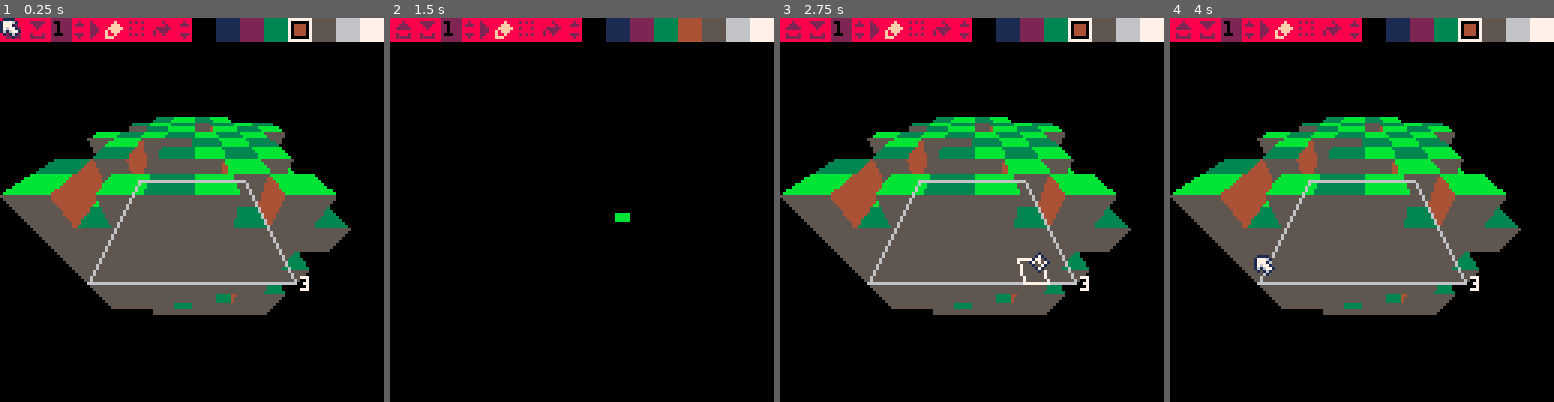
Above: before the commit, frames 1-4 (left to right).
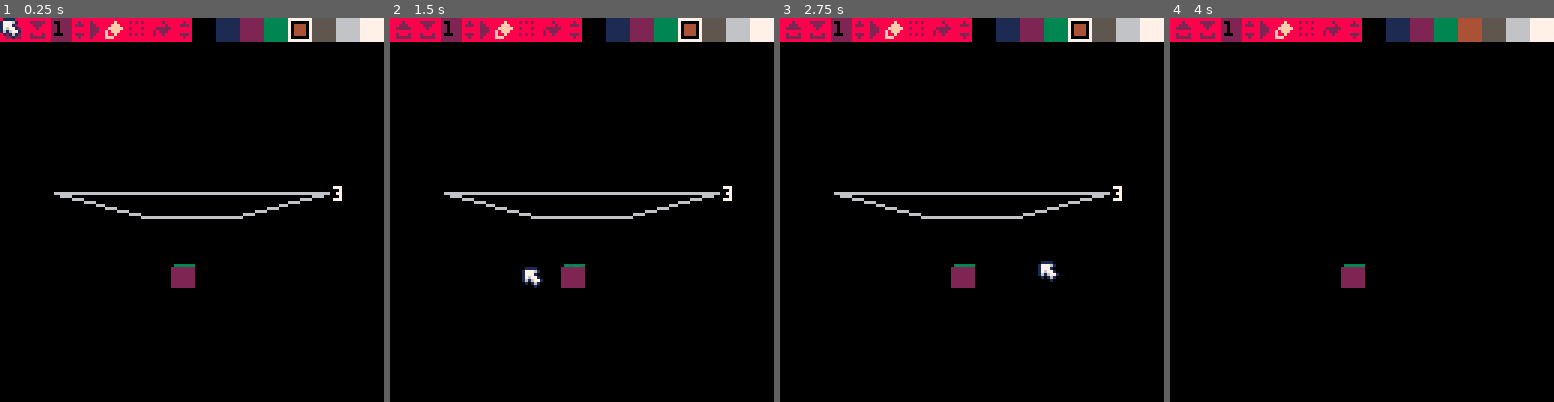
Above: after the commit, the same moments.

Repository: freds72/daggers
Game: PICO-8 cartridge carts/editor.p8
The game is run twice, just before and just after one commit, with the same random seed, the same clock (stepped at 60 frames per second) and the same inputs.
Inputs (mouse positions are in pixels of both pictures, inside the frame that each line leads up to):
- Up to frame 1 (0.25 s): no input
- Up to frame 2 (1.5 s): tap O (Z key) at 0.33, 0.7, 1.43 s; click (459, 121) at 0.67 s; click (520, 267) at 1.22 s
- Up to frame 3 (2.75 s): click (975, 114) at 1.77 s; hold Left 1.97-2.37 s; tap O (Z key) at 2.22 s; click (1037, 259) at 2.32 s; hold Down from 2.42 s (still down)
- Up to frame 4 (4 s): release Down at 2.82 s; click (1492, 106) at 2.87 s; hold Right 2.87-3.53 s; tap O (Z key) at 3.1, 3.98 s; click (1254, 256) at 3.42 s; hold Up from 3.58 s (still down); click (1315, 102) at 3.97 s

The runs differ from the first frame. In frame 1, 32% of the frame differs, in the area x 0-92%, y 25-78%; in frame 2, 2.1%; in frame 3, 32%; in frame 4, 33%, in the area x 0-92%, y 0-78%.

Commit message:
simplified draw grid loop (wip)

Diff:
--- a/carts/voxel_editor.lua
+++ b/carts/voxel_editor.lua
@@ -32,20 +32,14 @@
     {0,1,1},
     faces={
         -- x
-        {
-            [1]={1,4,8,5},
-            [-1]={3,2,6,7}
-        },
+            [0x0.0002]={k=-1,1,4,8,5},
+            [0x0.0001]={k=1,3,2,6,7},
         -- y
-        {
-            [1]={1,5,6,2},
-            [-1]={4,3,7,8}
-        },
+            [0x0.02]={k=-1,1,5,6,2},
+            [0x0.01]={k=1,4,3,7,8},
         -- z
-        {
-            [1]={1,2,3,4},
-            [-1]={6,5,8,7}
-        }
+            [0x02]={k=-1,1,2,3,4},
+            [0x01]={k=1,6,5,8,7},
     }
 }
 
@@ -56,7 +50,7 @@
     local verts={}
     local m,fov=cam.m,cam.fov
     -- get visible faces (face index + face direction)
-    fillp(((ox+oy)&1)*0xffff)
+    --fillp(((ox+oy)&1)*0xffff)
 
     --[[
     local extents={}
@@ -74,56 +68,60 @@
     end
     ]]
 
-    for maski,k in pairs(mask) do
+    for i=0,2 do
         --
-        local side=cube.faces[maski][k]
-        local col=colors[maski][k]
-        -- check adjacent blocks
-        local adj={ox,oy,oz}
-        adj[maski]-=k
-        local adj_i=adj[maski]
-        local adj_idx=adj[1]>>16|adj[2]>>8|adj[3]
-        -- outside: draw faces
-        -- or not next to block
-        if adj_i<0 or adj_i>=_grid_size or (not _grid[adj_idx]) then
-            local outcode,clipcode=0xffff,0
-            for i,vert in pairs(side) do
-                local idx=idx+vert.idx
-                local v=cache[idx]
-                if not v then
-                    local x,y,z,code=vert[1]+ox,vert[2]+oy,vert[3]+oz,0
-                    --x=mid(x,extents[1].lo,extents[1].hi)
-                    --y=mid(y,extents[2].lo,extents[2].hi)
-                    --z=mid(z,extents[3].lo,extents[3].hi)
-                    local ax,ay,az=m[1]*x+m[5]*y+m[9]*z+m[13],m[2]*x+m[6]*y+m[10]*z+m[14],m[3]*x+m[7]*y+m[11]*z+m[15]
-
-                    -- todo: arrghhh!!
-                    az=-az
-                    if az<0.1 then code=2 end
-                    if fov*ax>az then code+=4
-                    elseif fov*ax<-az then code+=8 end
-                    if fov*ay>az then code+=16
-                    elseif fov*ay<-az then code+=32 end
-                    az=-az
+        local maski=i+1
+        local side=cube.faces[mask&(0x0.00ff<<(8*i))]
+        if side then
+            --local col=colors[maski][k]
+            -- check adjacent blocks
+            local adj={ox,oy,oz}
+            -- todo: create a complement index base on face mask
+            adj[maski]+=side.k
+            local adj_i=adj[maski]
+            local adj_idx=adj[1]>>16|adj[2]>>8|adj[3]
+            -- outside: draw faces
+            -- or not next to block
+            if adj_i<0 or adj_i>=255 or (not _grid[adj_idx]) then
+                local outcode,clipcode=0xffff,0
+                for i=1,4 do
+                    local vert=side[i]
+                    local idx=idx+vert.idx
+                    local v=cache[idx]
+                    if not v then
+                        local x,y,z,code=vert[1]+ox,vert[2]+oy,vert[3]+oz,0
+                        --x=mid(x,extents[1].lo,extents[1].hi)
+                        --y=mid(y,extents[2].lo,extents[2].hi)
+                        --z=mid(z,extents[3].lo,extents[3].hi)
+                        local ax,ay,az=m[1]*x+m[5]*y+m[9]*z+m[13],m[2]*x+m[6]*y+m[10]*z+m[14],m[3]*x+m[7]*y+m[11]*z+m[15]
+
+                        -- todo: arrghhh!!
+                    if az>-0.1 then code=2 end
+                    if fov*ax>-az then code+=4
+                    elseif fov*ax<az then code+=8 end
+                    if fov*ay>-az then code+=16
+                    elseif fov*ay<az then code+=32 end
                     local w=fov/az
                     v={ax,ay,az,x=64+64*ax*w,y=70-64*ay*w,outcode=code}
                     cache[idx]=v
-                end
-                verts[i]=v
-                outcode&=v.outcode
-                clipcode+=v.outcode&2
-            end
-            --polyline(verts,4,maski+k+1)
-            --polyfill(verts,4,col)
-            if outcode==0 then
-                local np=4
-                if(clipcode>0) verts,np=cam:z_poly_clip(verts,4)
-                if(np>2) polyfill(verts,np,col)
-            end
-        end
-    end
-    fillp()
-end
+                    end
+                    verts[i]=v
+                    outcode&=v.outcode
+                    clipcode+=v.outcode&2
+                end
+                --polyline(verts,4,maski+k+1)
+                -- polyfill(verts,4,maski+k+1)
+                if outcode==0 then
+                    local np=4
+                    if(clipcode>0) verts,np=cam:z_poly_clip(verts,4)
+                    if(np>2) polyfill(verts,np,i+1)
+                end
+            end
+        end
+    end
+    --fillp()
+end
+
 
 function draw_sprite(cam,o,s,shadow)
     local ox,oy,oz=o[1],o[2],o[3]
@@ -319,33 +317,45 @@
         extents[i]={lo=max(cam.lookat[i]\1-4),hi=max(7,cam.lookat[i]\1+3)}
     end
 
-    local o,face_mask,cache={},{},{}
+    local cache={}
     local cam_minor,cam_last=cam.pos[minori]\1,cam.pos[lasti]\1
+    local visible_blocks={}
 
     local last0,last1=extents[lasti].lo,extents[lasti].hi
-    local last_fix=cam.pos[lasti]\1
+    local last_fix=cam_last
     local lastc=last_fix
     if lastc<last0 then
         lastc,last_fix=last0-1
     elseif lastc>last1 then
         lastc,last_fix=last1+1
     end
-    local draw_last=function()
-        face_mask[lasti]=-1
+    local last_shift=(3-lasti)<<3
+    local last_mask=0xff>>last_shift
+    local draw_last=function(face_mask,idx)
         for last=last0,lastc-1 do
-            o[lasti]=last
-            draw_block(cam,o,cache,face_mask)
+            local idx=idx|last>>>last_shift
+            local id=_grid[idx] or _sprite_grid[idx]
+            if id then
+                add(visible_blocks,face_mask|(0x01.0101&last_mask))
+                add(visible_blocks,idx)
+            end
         end
         -- flip side
-        face_mask[lasti]=1
         for last=last1,lastc+1,-1 do
-            o[lasti]=last
-            draw_block(cam,o,cache,face_mask)
+            local idx=idx|last>>>last_shift
+            local id=_grid[idx] or _sprite_grid[idx]
+            if id then
+                add(visible_blocks,face_mask|(0x02.0202&last_mask))
+                add(visible_blocks,idx)
+            end
         end
         if last_fix then
-            face_mask[lasti]=nil
-            o[lasti]=lastc
-            draw_block(cam,o,cache,face_mask)
+            local idx=idx|lastc>>>last_shift
+            local id=_grid[idx] or _sprite_grid[idx]
+            if id then
+                add(visible_blocks,face_mask)
+                add(visible_blocks,idx)
+            end
         end
     end
 
@@ -357,22 +367,19 @@
     elseif minorc>minor1 then
         minorc,minor_fix=minor1+1
     end
-    local draw_minor=function()
-        face_mask[minori]=-1
+    local minor_shift=(3-minori)<<3
+    local minor_mask=0xff>>minor_shift
+    local draw_minor=function(face_mask,idx)
         for minor=minor0,minorc-1 do
-            o[minori]=minor
-            draw_last()
+            draw_last(face_mask|(0x01.0101&minor_mask),idx|minor>>>minor_shift)
         end
         -- flip side
-        face_mask[minori]=1
         for minor=minor1,minorc+1,-1 do
-            o[minori]=minor
-            draw_last()
-        end
+            draw_last(face_mask|(0x02.0202&minor_mask),idx|minor>>>minor_shift)
+        end
+        -- camera fix?
         if minor_fix then
-            face_mask[minori]=nil
-            o[minori]=minorc
-            draw_last()
+            draw_last(face_mask,idx|minorc>>>minor_shift)
         end
     end
 
@@ -385,21 +392,25 @@
 	elseif majorc>major1 then
 		majorc,major_fix=major1+1
     end
-    face_mask[majori]=-1
+    local major_shift=(3-majori)<<3
+    local major_mask=0xff>>major_shift
+
     for major=major0,majorc-1 do
-        o[majori]=major
-        draw_minor()
+        draw_minor(0x01.0101&major_mask,major>>>major_shift)
     end
     -- flip side
-    face_mask[majori]=1
     for major=major1,majorc+1,-1 do
-        o[majori]=major
-        draw_minor()
+        draw_minor(0x02.0202&major_mask,major>>>major_shift)
     end
     if major_fix then
-        face_mask[majori]=nil
-        o[majori]=majorc
-        draw_minor()
+        draw_minor(0,majorc>>>major_shift)
+    end
+
+    -- render in order
+    for i=1,#visible_blocks,2 do
+        local idx=visible_blocks[i+1]
+        -- printh("mask: "..tostr(visible_blocks[i],1).." idx: "..tostr(idx,1))
+        draw_block(cam,{(idx&0x0.00ff)<<16,(idx&0x0.ff)<<8,idx\1},cache,visible_blocks[i])
     end
 end
 
@@ -475,11 +486,11 @@
 
 -- custom ui elements
 function make_voxel_editor()
-	local yangle,zangle=-0.125,0
+	local yangle,zangle=-0.25,0---0.125,0
 	local dyangle,dzangle=0,0
 
     local layer=3
-    local cam=make_cam(64,64+6,64,0.20)
+    local cam=make_cam(64,64+6,64,0.25)
     local quad={
         {0,0,0},
         {1,0,0},
@@ -570,7 +581,8 @@
             layer=mid(layer+msg.wheel,0,_grid_size-1)
 
             local xyz=_grid_size/2
-            cam:control({xyz,xyz,layer},yangle,zangle,_grid_size*1.2)
+            --cam:control({xyz,xyz,layer},yangle,zangle,_grid_size*1.2)
+            cam:control({xyz,xyz,layer},yangle,zangle,_grid_size)
 
             -- selection
             if not rotation_mode then
@@ -726,13 +738,16 @@
 
     -- demo voxels
     srand(42)
-    for i=0,_grid_size-1 do
-        for j=0,_grid_size-1 do
-            for k=0,_grid_size-1 do
-                if(rnd()>0.25) _grid[i>>16|j>>8|k]=11
-            end
-        end
-    end
+    --[[
+    for i=0,4*_grid_size-1 do
+        for j=0,4*_grid_size-1 do
+            for k=0,7 do
+                if(rnd()>0.125) _grid[i>>16|j>>8|k]=11
+            end
+        end
+    end
+    ]]
+    _grid[4>>16|4>>8|0]=11
 
     -- init keys for cube points
     for i=1,#cube do
@@ -741,11 +756,9 @@
     end
 
     -- bind verts to face (avoids 1 indirection)
-    for _,sides in pairs(cube.faces) do
-        for k,face in pairs(sides) do
-            for i,vi in pairs(face) do
-                face[i]=cube[vi]
-            end
+    for _,face in pairs(cube.faces) do
+        for i=1,4 do
+            face[i]=cube[face[i]]
         end
     end
 
